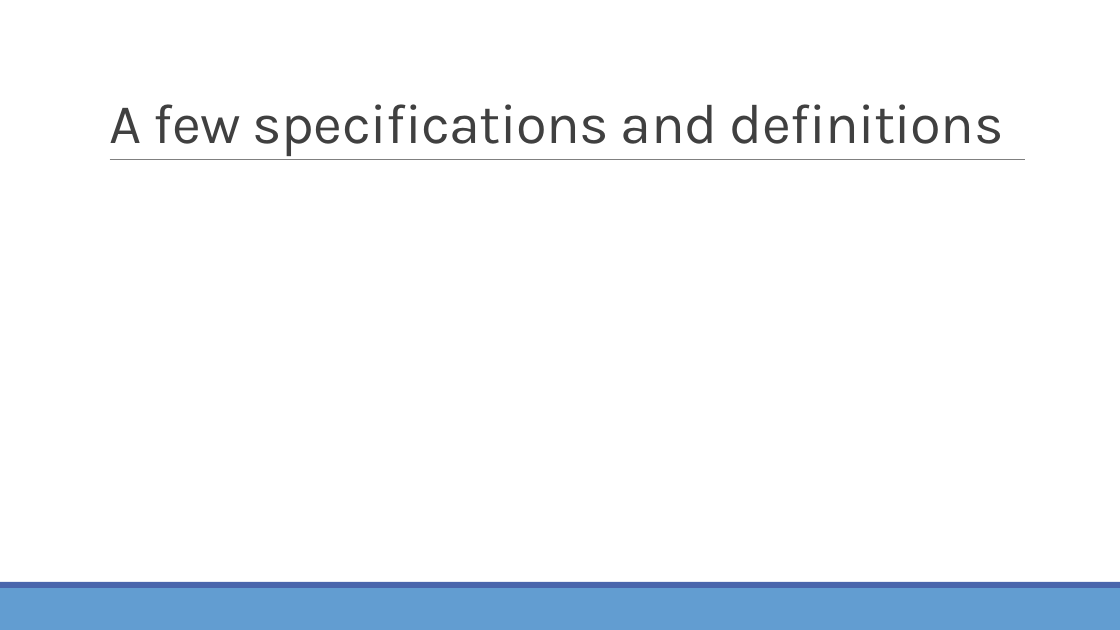
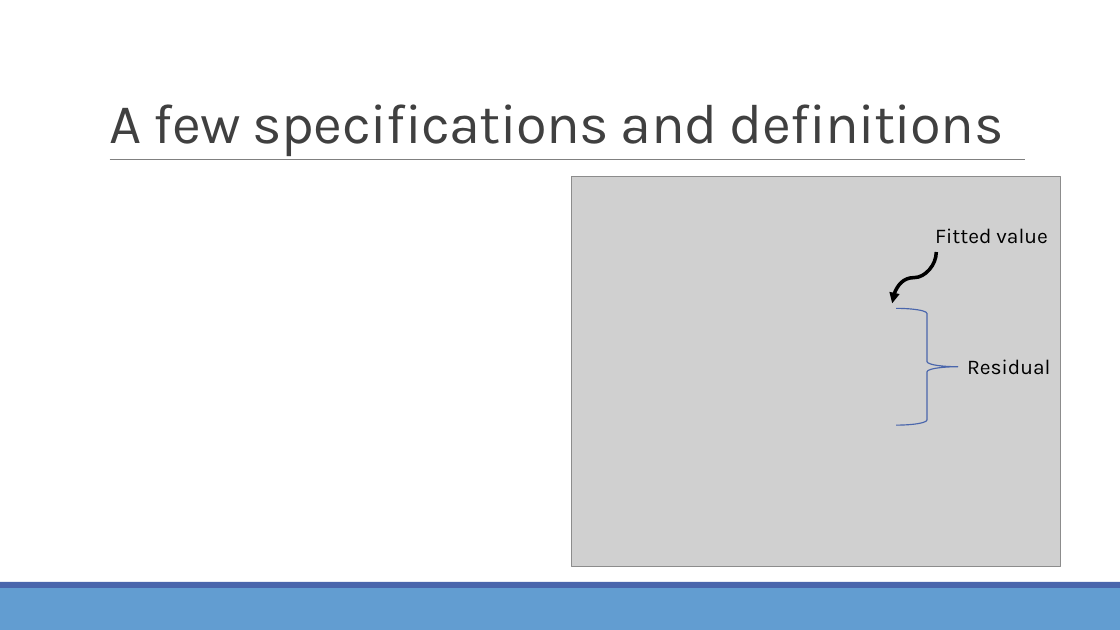
Before and after one commit to bhattacharya-a-bt/qcbio_trial, a slide deck: slide 4 of Slides/AB_OLS_QCBTrialWorkshop_Final.pptx. Drawn at 1120x630 pixels with LibreOffice and Linux fonts; fonts in the diff are those of the drawing; grey boxes stand for pictures. Boxes give left, top, right and bottom in pixels: in the first picture for what was removed or moved away, otherwise in the second. Text is boxed around its words. In the diff, an @@ line names an element or a change of style, - is before the commit and + after.

```diff
--- a/Slides/AB_OLS_QCBTrialWorkshop_Final.pptx
+++ b/Slides/AB_OLS_QCBTrialWorkshop_Final.pptx
@@ picture added at [571, 176, 1060, 566] @@
@@ text added at [935, 228, 1047, 244], 18 pt, text #000000 @@
+Fitted value
@@ curved arrow added from (937, 252) to (892, 303), #000000 3 pt @@
@@ right brace added at [897, 308, 958, 425], outline #4A66AC 1 pt @@
@@ text added at [967, 359, 1050, 375], 18 pt, text #000000 @@
+Residual
```
Also in this commit, not shown: 5 other slides changed, 2 other files.
